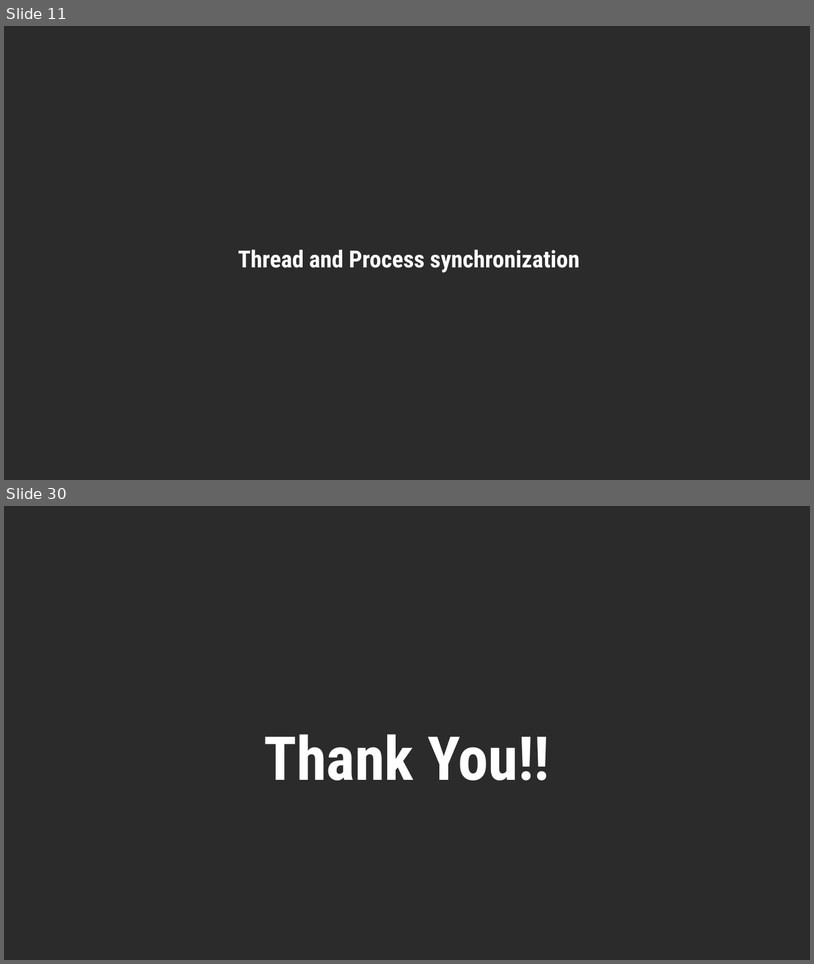
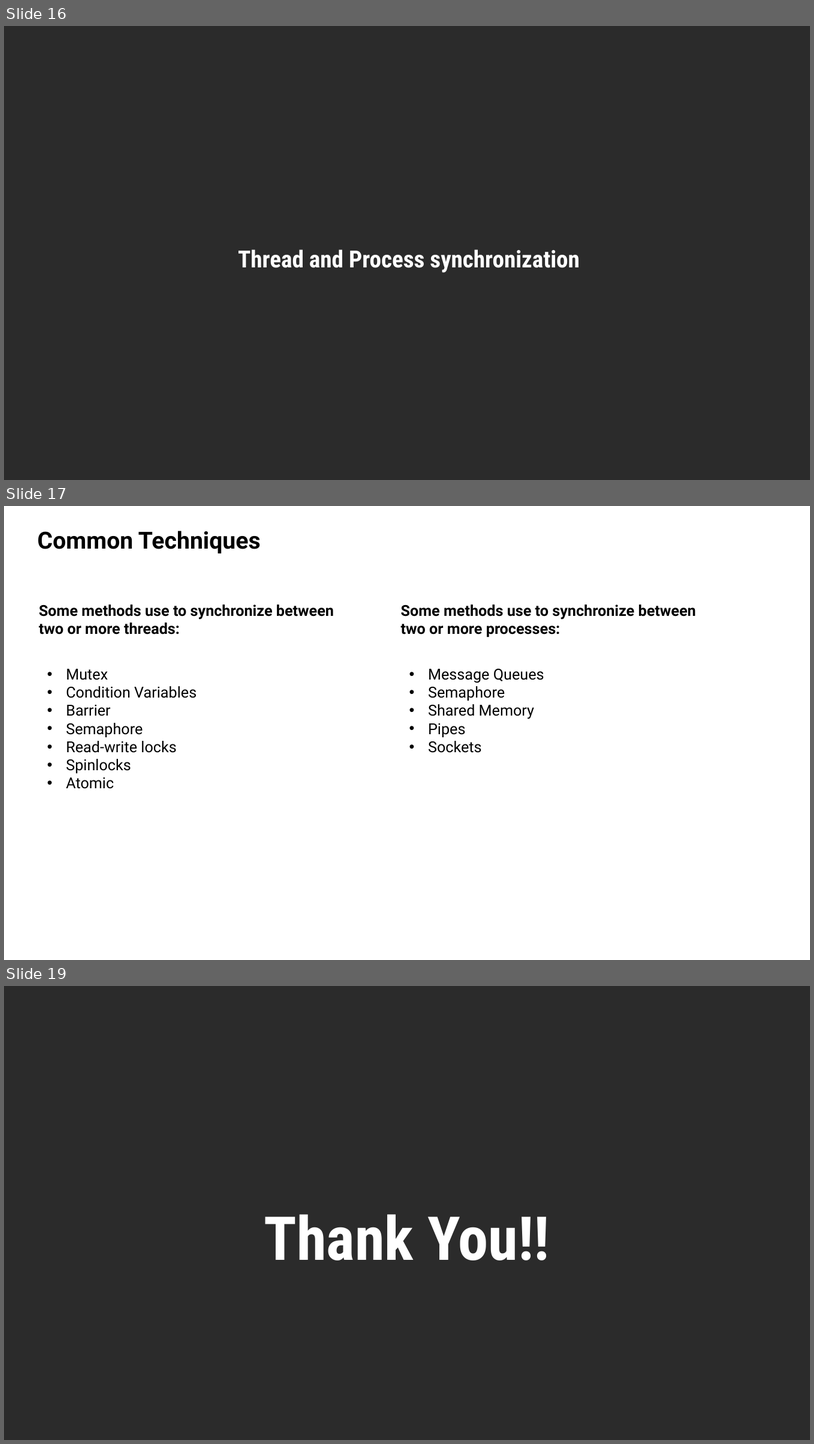
Before and after one commit to cuongnv99sc/OS_overview, a slide deck: doc/OS_overview.pptx. Shown one above the other, each under a label of ours: slides 11 and 30 before the commit, slides 16, 17 and 19 after it; the slides between them are not shown. The pictures are 814x964 and 814x1444 pixels, drawn with LibreOffice and Linux fonts; fonts in the diff are those of the drawing; background and template pictures are left out; a plain dark background stands for a picture behind light text. Boxes give left, top, right and bottom in pixels: in the first picture for what was removed or moved away, otherwise in the second. Text is boxed around its words. In the diff, an @@ line names an element or a change of style, - is before the commit and + after.

```diff
--- a/doc/OS_overview.pptx
+++ b/doc/OS_overview.pptx
@@ slide 17 added at <box>4,506,810,960</box>, background #FFFFFF @@
@@ title added at <box>38,531,261,553</box>, 28 pt, text #000000, bold @@
+Common Techniques
@@ text added at <box>39,604,334,634</box>, 18 pt, text #000000, bold @@
+Some methods use to synchronize between two or more threads:
@@ text added at <box>401,604,696,637</box>, 18 pt, text #000000, bold @@
+Some methods use to synchronize between two or more processes:
@@ text added at <box>66,669,197,789</box>, 18 pt, text #000000 @@
+• Mutex
+• Condition Variables
+• Barrier
+• Semaphore
+• Read-write locks
+• Spinlocks
+• Atomic
@@ text added at <box>428,669,545,753</box>, 18 pt, text #000000 @@
+• Message Queues
+• Semaphore
+• Shared Memory
+• Pipes
+• Sockets
@@ what was slide 11 is now slide 16 @@
@@ what was slide 30 is now slide 19 @@
```
Also in this commit, not shown: 2 slides changed, 8 other slides added, 20 slides removed, 1 other file.
